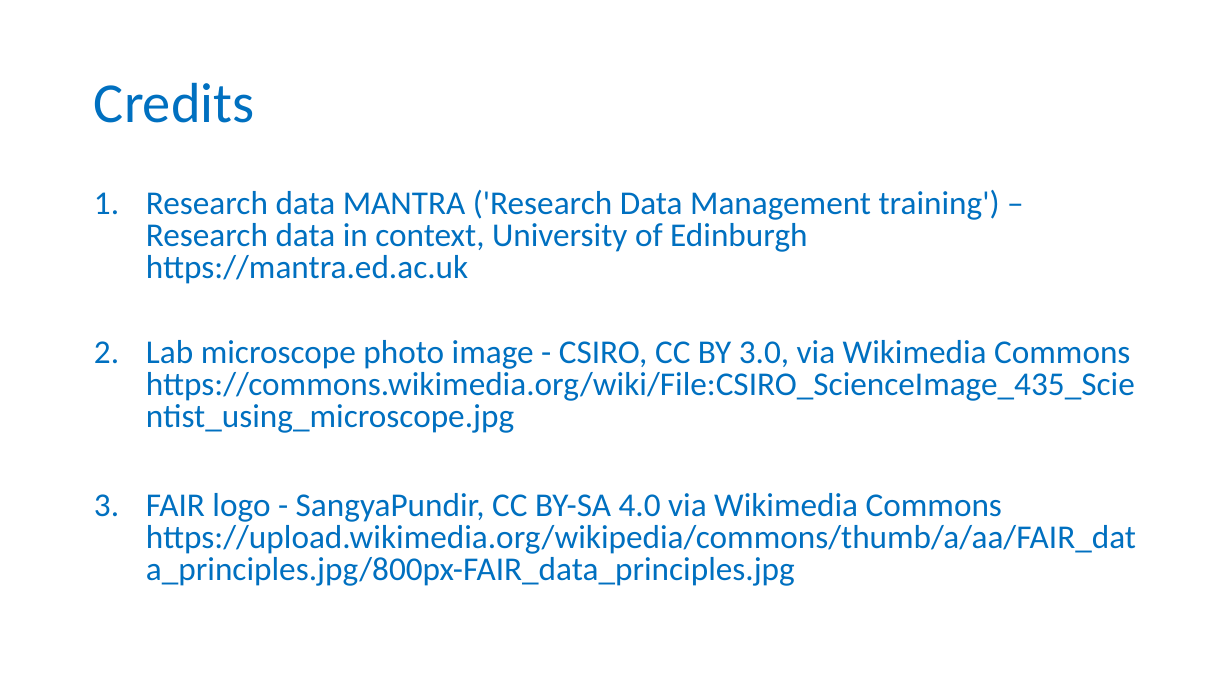
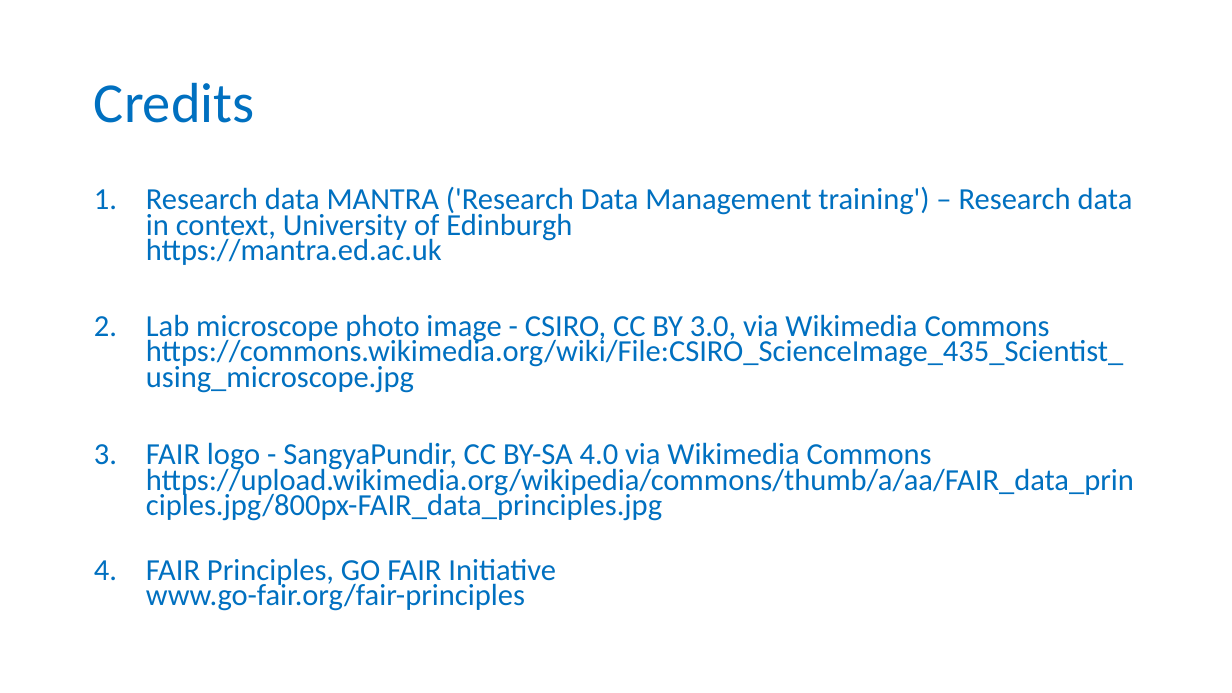
Before and after one commit to carpentries-incubator/fair-for-leaders, a slide deck: slide 18 of instructors/02-Being_FAIR.pptx. Drawn at 1232x693 pixels with LibreOffice and Linux fonts; fonts in the diff are those of the drawing; background and template pictures are left out. Boxes give left, top, right and bottom in pixels: in the first picture for what was removed or moved away, otherwise in the second. Text is boxed around its words. In the diff, an @@ line names an element or a change of style, - is before the commit and + after.

Commit message:
tidied up FAIR info

```diff
--- a/instructors/02-Being_FAIR.pptx
+++ b/instructors/02-Being_FAIR.pptx
@@ text at <box>146,187,1134,521</box>: size 25.9 to 23.8 pt in "Research data MANTRA ('Research Data Management training') ...", "Lab microscope photo image - CSIRO, CC ...", "FAIR logo - SangyaPundir, CC BY-SA 4.0 ..."; line spacing 0.8 to 0.7 @@
@@ text at <box>146,558,556,611</box>: paragraph added @@
+4. FAIR Principles, GO FAIR Initiative
+   www.go-fair.org/fair-principles
```
Also in this commit, not shown: 2 other slides changed, 1 other file.
